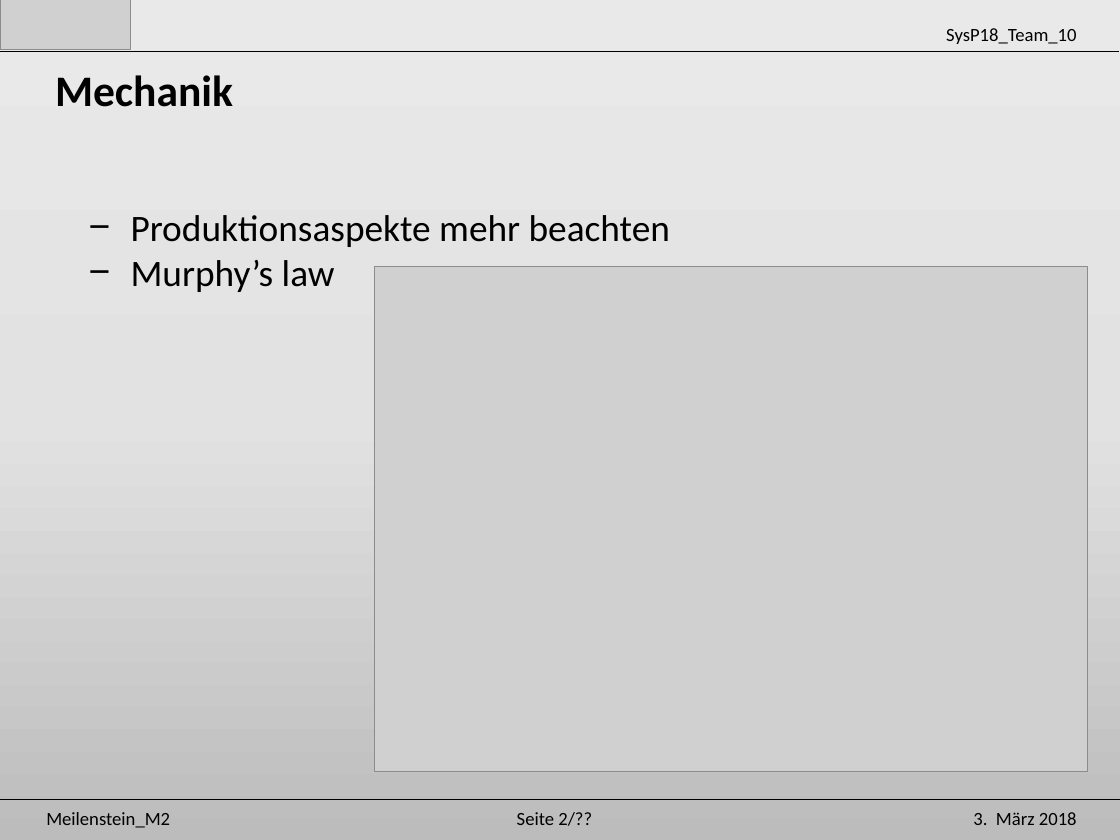
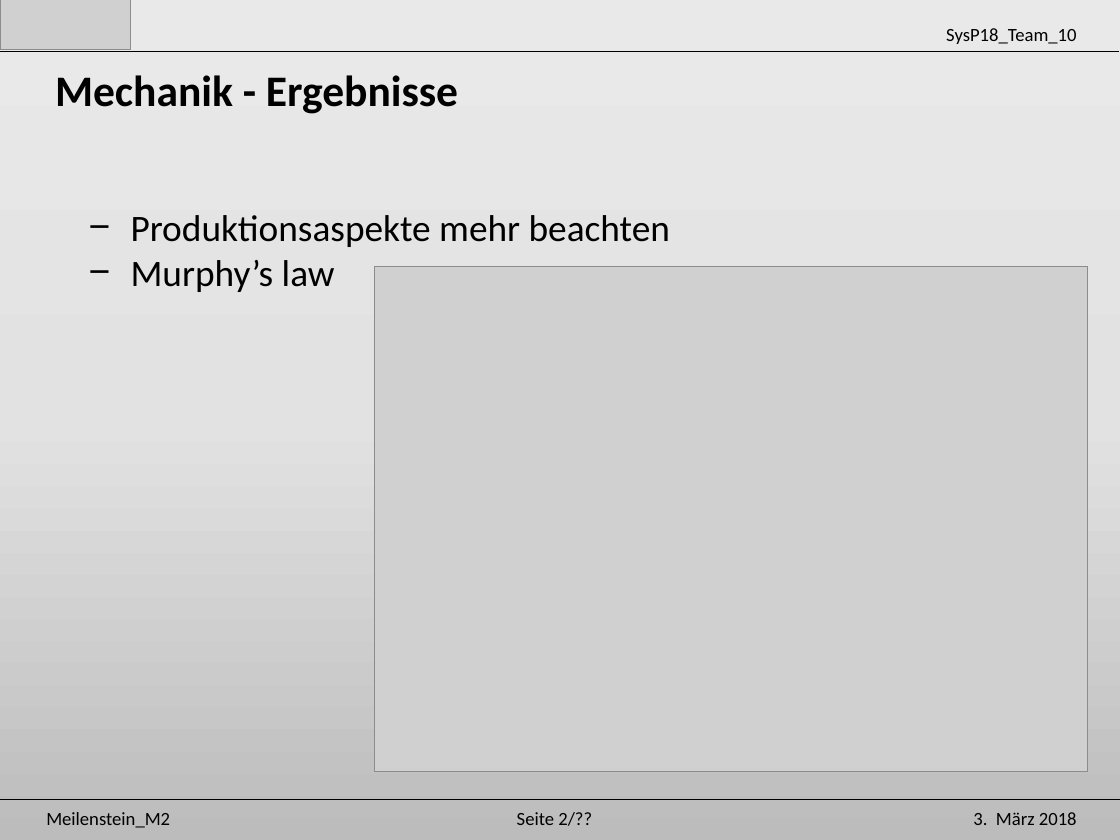
Before and after one commit to Unaqwyn/SysP18_1cv, a slide deck: slide 5 of 01_Organisation/02_Meilensteine/m2/Praesentation_m2.pptx (slide 4 before the commit). Drawn at 1120x840 pixels with LibreOffice and Linux fonts; fonts in the diff are those of the drawing; grey boxes stand for pictures. Boxes give left, top, right and bottom in pixels: in the first picture for what was removed or moved away, otherwise in the second. Text is boxed around its words. In the diff, an @@ line names an element or a change of style, - is before the commit and + after.

```diff
--- a/01_Organisation/02_Meilensteine/m2/Praesentation_m2.pptx
+++ b/01_Organisation/02_Meilensteine/m2/Praesentation_m2.pptx
@@ text at (55,75,458,114): text changed @@
-Mechanik
+Mechanik - Ergebnisse
```
Also in this commit, not shown: 11 other slides changed.
